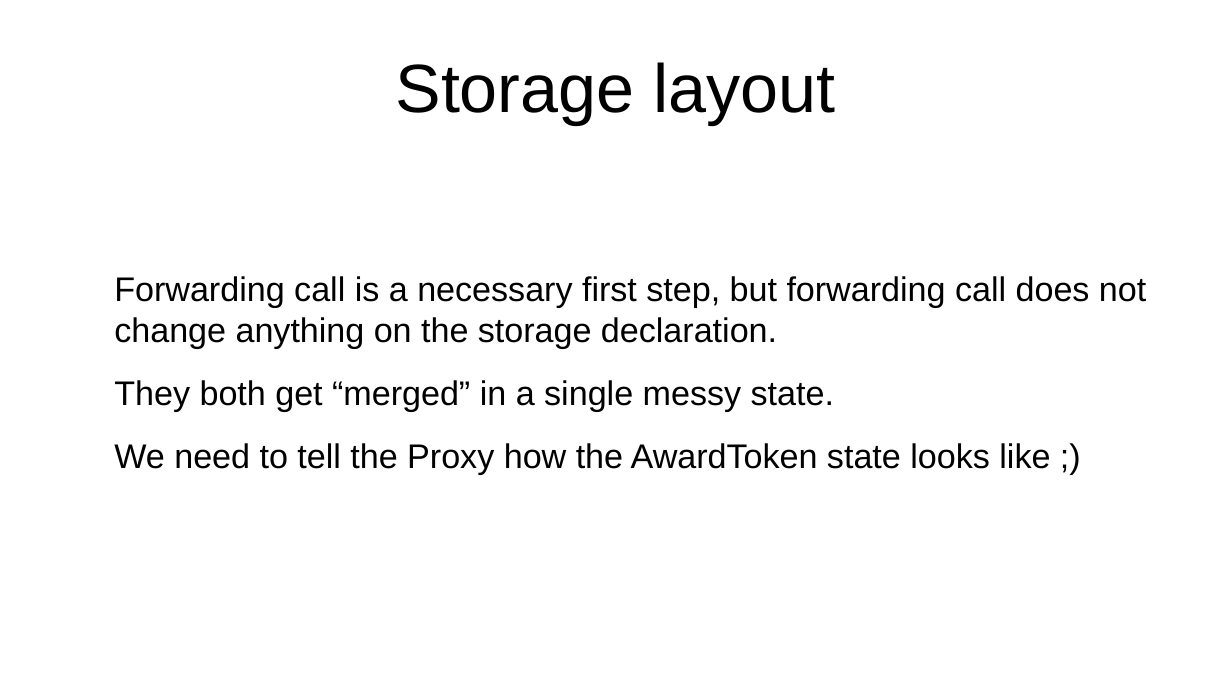
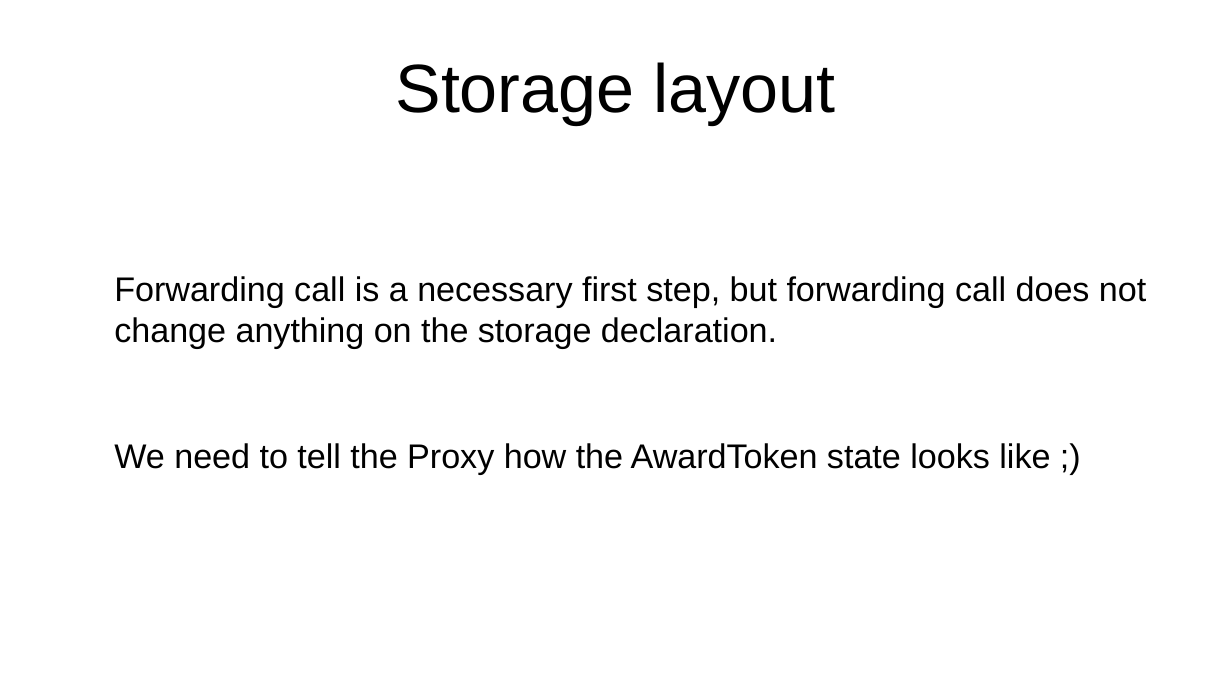
Before and after one commit to ethereum/remix-workshops, a slide deck: slide 13 of runningScript/proxyContract_AwardToken/ProxyContract.odp (slide 12 before the commit). Drawn at 1232x693 pixels with LibreOffice and Linux fonts; fonts in the diff are those of the drawing. Boxes give left, top, right and bottom in pixels: in the first picture for what was removed or moved away, otherwise in the second. Text is boxed around its words. In the diff, an @@ line names an element or a change of style, - is before the commit and + after.

```diff
--- a/runningScript/proxyContract_AwardToken/ProxyContract.odp
+++ b/runningScript/proxyContract_AwardToken/ProxyContract.odp
@@ text at [114,380,834,412]: paragraph removed @@
-They both get “merged” in a single messy state.
```
Also in this commit, not shown: 10 other slides changed, 1 slide added, 5 slides removed, 2 other files.
